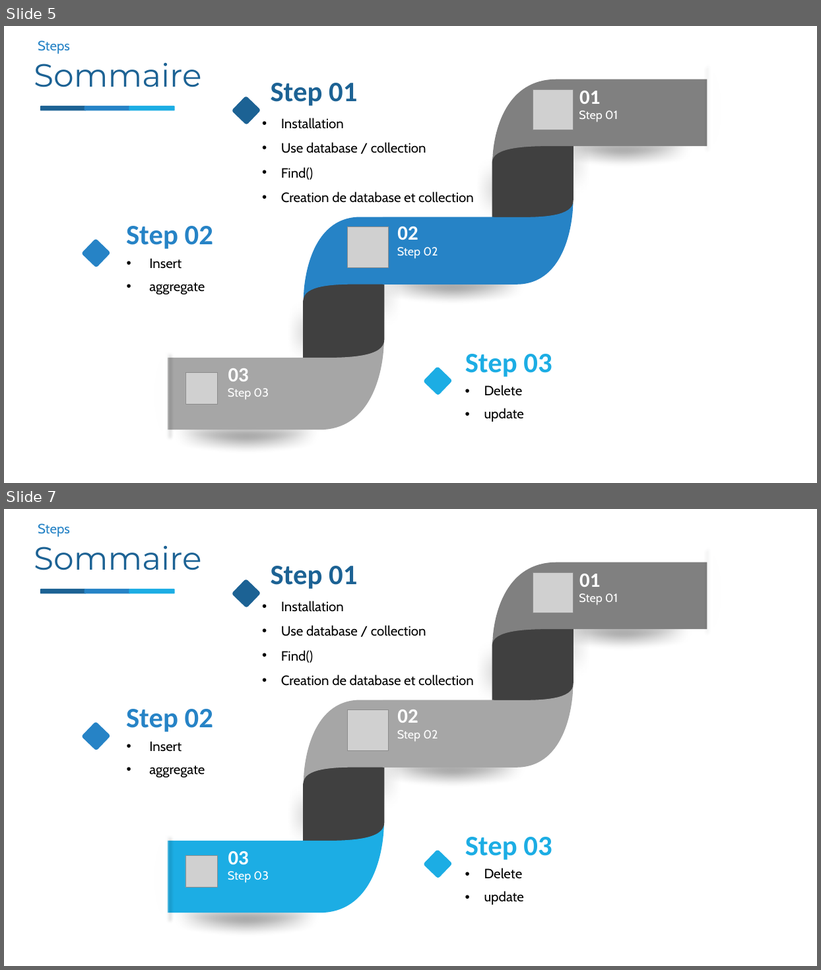
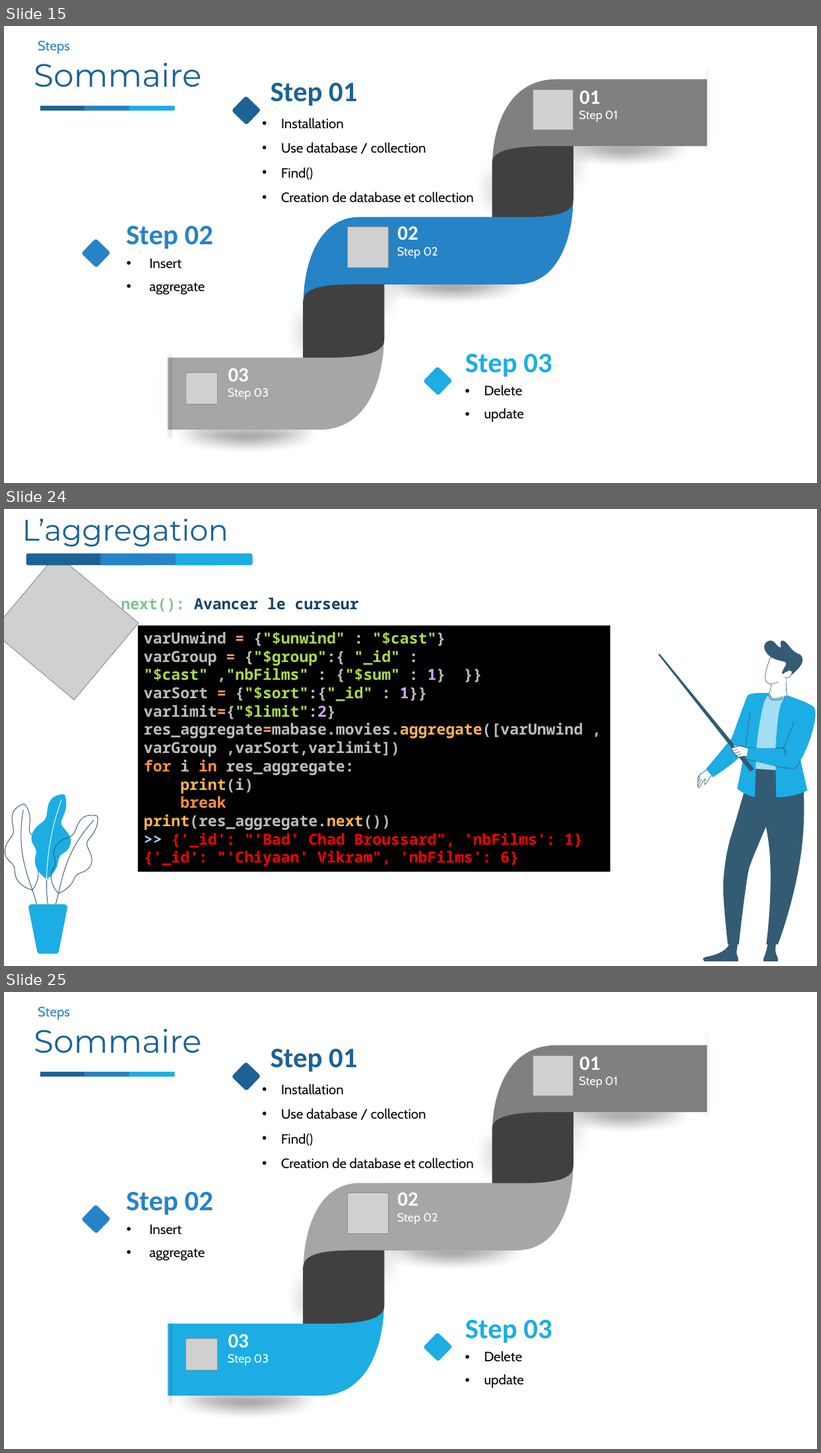
Before and after one commit to nourddine-benyahya/presentation-mongodb-python-todoapp-application, a slide deck: presontation mongodb&python/python&mongodb.pptx. Shown one above the other, each under a label of ours: slides 5 and 7 before the commit, slides 15, 24 and 25 after it; the slides between them are not shown. The pictures are 821x970 and 821x1453 pixels, drawn with LibreOffice and Linux fonts; fonts in the diff are those of the drawing; grey boxes stand for pictures; background and template pictures are left out. Boxes give left, top, right and bottom in pixels: in the first picture for what was removed or moved away, otherwise in the second. Text is boxed around its words. In the diff, an @@ line names an element or a change of style, - is before the commit and + after.

```diff
--- a/presontation mongodb&python/python&mongodb.pptx
+++ b/presontation mongodb&python/python&mongodb.pptx
@@ slide 24 added at (4,509,817,966), background picture (left out) @@
@@ text added at (22,518,228,547), 35 pt, text #1C6294 @@
+L’aggregation
@@ picture added at (4,555,139,700) @@
@@ rounded rectangle added at (26,553,103,565), fill #1C6294 @@
@@ rounded rectangle added at (100,553,177,565), fill #2683C6 @@
@@ rounded rectangle added at (176,553,252,565), fill #1CADE4 @@
@@ text added at (121,597,359,613), 18 pt, text #134163, bold @@
+next(): Avancer le curseur
@@ rectangle added at (138,626,611,872), fill #000000, 18 pt, text #BFBDB6, bold @@
+varUnwind = {"$unwind" : "$cast"}
+varGroup = {"$group":{ "_id" : "$cast" ,"nbFilms" : {"$sum" : 1} }}
+varSort = {"$sort":{"_id" : 1}}
+varlimit={"$limit":2}
+res_aggregate=mabase.movies.aggregate([varUnwind ,varGroup ,varSort,varlimit])
+for i in res_aggregate:
+print(i)
+break
+print(res_aggregate.next())
+>> {'_id': "'Bad' Chad Broussard", 'nbFilms': 1}
+{'_id': "'Chiyaan' Vikram", 'nbFilms': 6}
@@ group added at (659,641,816,962): 44 freeform shapes @@
@@ group added at (5,795,98,955): 8 freeform shapes @@
@@ what was slide 5 is now slide 15 @@
@@ what was slide 7 is now slide 25 @@
```
Also in this commit, not shown: 19 other slides added, 2 slides removed.
